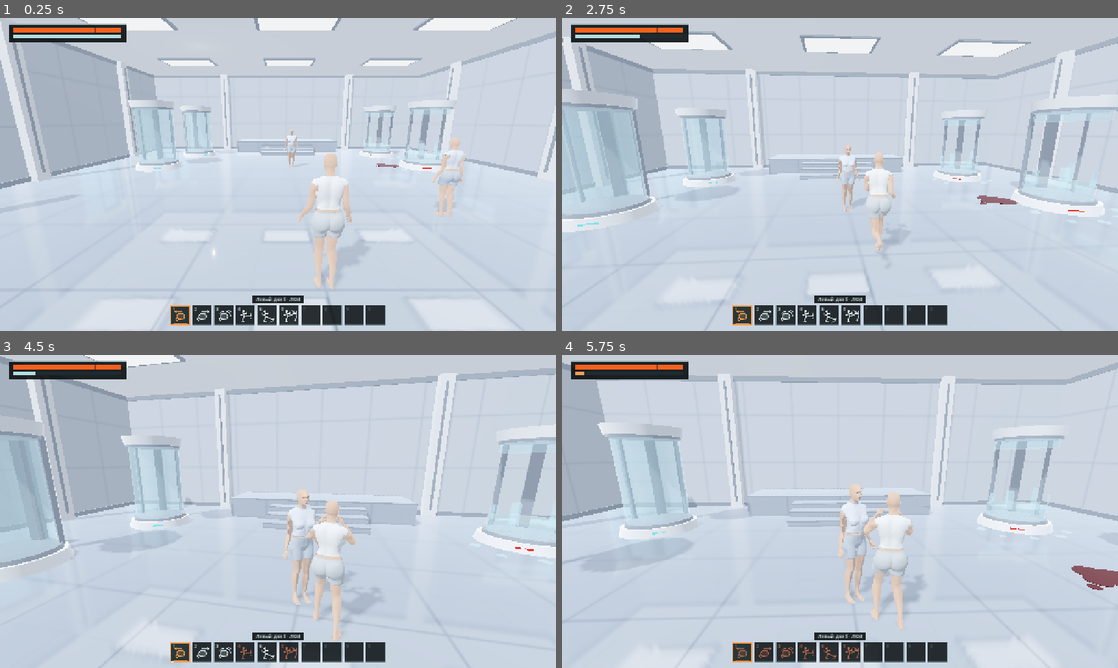
Above: before the commit, frames 1-4 (two rows, left to right).
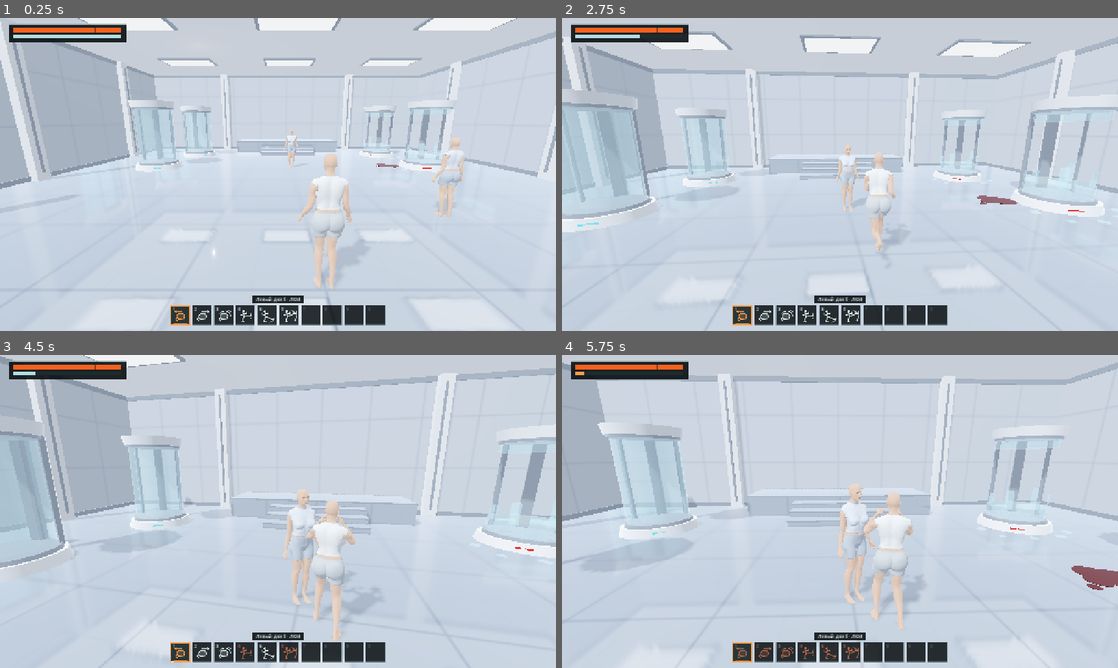
Above: after the commit, the same moments.

Repository: IAmStarhead/Project-Gene
Game: Godot game, scene res://scenes/main.tscn
Two runs of this game, one before a commit and one after it. Both use one fixed random seed, a clock stepped at 60 frames per second and the inputs below.
Inputs (mouse positions are in pixels of both pictures, inside the frame that each line leads up to):
- Up to frame 1 (0.25 s): no input
- Up to frame 2 (2.75 s): tap Enter at 0.5 s; move the mouse to (867, 174) at 0.52 s; press the mouse at (867, 174) at 0.53 s; hold W (move_forward) from 0.53 s (still down); tap F (jump) at 0.77, 1.07, 1.52, 1.82 s; tap Space (dodge) at 0.8, 1.35 s; move the mouse to (812, 174) at 1.27 s; release the mouse at (812, 174) at 1.28 s; tap Shift (run) at 1.55 s; move the mouse to (851, 168) at 2.02 s; hold Shift (run) from 2.03 s (still down); tap Alt (walk_slow) at 2.3 s
- Up to frame 3 (4.5 s): keep holding W (move_forward); move the mouse to (272, 517) at 2.77 s; release Shift (run) at 2.78 s; tap Alt (walk_slow) at 2.85 s; click (272, 517) at 2.92 s; tap F (jump) at 3.02, 3.05, 3.32 s; move the mouse to (316, 514) at 3.52 s; hold F (jump) 3.53-4.28 s; click (316, 514) at 3.8 s; move the mouse to (233, 508) at 4.27 s; click (233, 508) at 4.35 s
- Up to frame 4 (5.75 s): keep holding W (move_forward); tap F (jump) at 4.52, 4.82 s; tap Space (dodge) at 4.55 s; move the mouse to (845, 511) at 5.02 s; hold Q (attack_hook) from 5.03 s (still down); click (845, 511) at 5.17 s; tap Shift (run) at 5.3 s

The runs differ from the first frame. In frame 1, less than 0.1% of the frame differs, in the area x 51-81%, y 36-65%; in frame 2, less than 0.1%; in frame 3, less than 0.1%; in frame 4, less than 0.1%, in the area x 50-56%, y 46-75%.

Commit message:
Fix skin shading and add restrained secondary motion
Co-authored-by: arena-agent <297053741+arena-agent@users.noreply.github.com>

Diff:
--- a/prototype/scripts/character_anim.gd
+++ b/prototype/scripts/character_anim.gd
@@ -171,8 +171,10 @@
 		if appearance != null:
 			appearance.set_hands(1.0 if str(clip_name).ends_with("_relaxed") else 0.0)
 			if preview_delta > 0.0:
+				appearance.update_soft_motion(preview_delta)
 				appearance.update_pose(preview_delta)
 			elif preview_delta == 0.0:
+				appearance.reset_soft_motion()
 				appearance.reset_cloth()
 
 
@@ -344,6 +346,7 @@
 	if appearance != null:
 		var open_hand := 0.0 if action == "attack" or context.get("hold_weapon", false) else 1.0-_combat_blend
 		appearance.set_hands(move_toward(appearance.hand_open, open_hand, delta*12.0))
+		appearance.update_soft_motion(delta)
 		appearance.update_pose(delta, grounded, grounded and planar < .03 and action == ""
 			and _hit_time >= clip_duration("hit") and context.get("cache_idle_cloth", true))
 
--- a/prototype/scripts/character_appearance.gd
+++ b/prototype/scripts/character_appearance.gd
@@ -8,6 +8,7 @@
 const T := preload("res://scripts/tuning.gd")
 const DATA_PATH := "res://assets/heroine/appearance/lab_uniform.json"
 const STEP := 1.0/60.0
+const SoftMotion := preload("res://scripts/soft_motion.gd")
 static var _data: Dictionary = {}
 static var _hand_grid: Dictionary = {}
 static var _body_cache: Dictionary = {}
@@ -23,6 +24,7 @@
 var outfit := "dress"
 var _source_body: Mesh
 var hand_open := 0.0
+var soft_motion := SoftMotion.new()
 var clone_variant := false
 var collision_count := 0
 var _hips := -1
@@ -119,7 +121,7 @@
 	body.get_parent().add_child(gown)
 	gown.custom_aabb = body.custom_aabb
 	if _suit_mesh == null:
-		_suit_mesh = _build_gown_mesh(_data["suit"])
+		_suit_mesh = _build_gown_mesh(_data["suit"], true)
 	suit = MeshInstance3D.new()
 	suit.name = "SubjectJumpsuit"
 	suit.mesh = _suit_mesh
@@ -297,7 +299,11 @@
 func _body_with_relaxed_hands(source: Mesh, for_suit: bool = false) -> ArrayMesh:
 	var result := ArrayMesh.new()
 	result.add_blend_shape("RelaxedHands")
-	result.blend_shape_mode = Mesh.BLEND_SHAPE_MODE_RELATIVE
+	result.add_blend_shape("SoftChestUp")
+	result.add_blend_shape("SoftChestDown")
+	result.add_blend_shape("SoftHipsUp")
+	result.add_blend_shape("SoftHipsDown")
+	result.blend_shape_mode = Mesh.BLEND_SHAPE_MODE_NORMALIZED
 	var names: Array = []
 	for i in skeleton.get_bone_count():
 		names.append(skeleton.get_bone_name(i))
@@ -313,8 +319,8 @@
 		var weights: PackedFloat32Array = arrays[Mesh.ARRAY_WEIGHTS]
 		for i in vertices.size():
 			var row := _hand_row(vertices[i], normals[i])
-			deltas.append(Vector3.ZERO if row.is_empty() else Vector3(row[6], row[7], row[8]))
-			normal_deltas.append(Vector3.ZERO if row.is_empty() else Vector3(row[9], row[10], row[11])-normals[i])
+			deltas.append(vertices[i] + (Vector3.ZERO if row.is_empty() else Vector3(row[6], row[7], row[8])))
+			normal_deltas.append(normals[i] if row.is_empty() else Vector3(row[9], row[10], row[11]))
 			matched += 0 if row.is_empty() else 1
 			var hidden := suit_covered(vertices[i], bones, weights, i, names) if for_suit else covered(vertices[i], bones, weights, i, names)
 			hide.append(1 if hidden else 0)
@@ -329,10 +335,10 @@
 		blend[Mesh.ARRAY_VERTEX] = deltas
 		blend[Mesh.ARRAY_NORMAL] = normal_deltas
 		if arrays[Mesh.ARRAY_TANGENT] != null:
-			var tangents := PackedFloat32Array()
-			tangents.resize(vertices.size()*4)
-			blend[Mesh.ARRAY_TANGENT] = tangents
-		result.add_surface_from_arrays(Mesh.PRIMITIVE_TRIANGLES, arrays, [blend])
+			blend[Mesh.ARRAY_TANGENT] = arrays[Mesh.ARRAY_TANGENT]
+		result.add_surface_from_arrays(Mesh.PRIMITIVE_TRIANGLES, arrays,
+			[blend, _soft_shape(arrays, true, 2.0), _soft_shape(arrays, true, -2.0),
+			 _soft_shape(arrays, false, 2.0), _soft_shape(arrays, false, -2.0)])
 		result.surface_set_material(surface, source.surface_get_material(surface))
 	if matched < 2500:
 		push_error("RelaxedHands: only %d imported hand vertices matched" % matched)
@@ -340,7 +346,24 @@
 	return result
 
 
-static func _build_gown_mesh(source: Dictionary) -> ArrayMesh:
+# Absolute blend targets, including unchanged normals: Compatibility encodes
+# normals as unit vectors, so a zero relative normal becomes a bogus direction.
+static func _soft_shape(arrays: Array, chest: bool, direction: float) -> Array:
+	var result: Array = []
+	result.resize(Mesh.ARRAY_MAX)
+	var vertices: PackedVector3Array = arrays[Mesh.ARRAY_VERTEX]
+	var positions := PackedVector3Array()
+	positions.resize(vertices.size())
+	for i in vertices.size():
+		positions[i] = vertices[i] + SoftMotion.shape_delta(vertices[i], chest) * direction
+	result[Mesh.ARRAY_VERTEX] = positions
+	result[Mesh.ARRAY_NORMAL] = arrays[Mesh.ARRAY_NORMAL]
+	if arrays[Mesh.ARRAY_TANGENT] != null:
+		result[Mesh.ARRAY_TANGENT] = arrays[Mesh.ARRAY_TANGENT]
+	return result
+
+
+static func _build_gown_mesh(source: Dictionary, soft: bool = false) -> ArrayMesh:
 	var arrays: Array = []
 	arrays.resize(Mesh.ARRAY_MAX)
 	var vertices := PackedVector3Array()
@@ -374,7 +397,17 @@
 		indices[i+2] = temp
 	arrays[Mesh.ARRAY_INDEX] = indices
 	var result := ArrayMesh.new()
-	result.add_surface_from_arrays(Mesh.PRIMITIVE_TRIANGLES, arrays)
+	if soft:
+		result.add_blend_shape("SoftChestUp")
+		result.add_blend_shape("SoftChestDown")
+		result.add_blend_shape("SoftHipsUp")
+		result.add_blend_shape("SoftHipsDown")
+		result.blend_shape_mode = Mesh.BLEND_SHAPE_MODE_NORMALIZED
+		result.add_surface_from_arrays(Mesh.PRIMITIVE_TRIANGLES, arrays,
+			[_soft_shape(arrays, true, 2.0), _soft_shape(arrays, true, -2.0),
+			 _soft_shape(arrays, false, 2.0), _soft_shape(arrays, false, -2.0)])
+	else:
+		result.add_surface_from_arrays(Mesh.PRIMITIVE_TRIANGLES, arrays)
 	return result
 
 
@@ -429,6 +462,7 @@
 		_body_cache[key] = _body_with_relaxed_hands(_source_body, outfit == "suit")
 	body.mesh = _body_cache[key]
 	body.set_blend_shape_value(0, hand_open)
+	reset_soft_motion()
 	gown.visible = outfit == "dress"
 	skirt.visible = outfit == "dress"
 	suit.visible = outfit == "suit"
@@ -445,6 +479,37 @@
 	hand_open = clampf(amount, 0, 1)
 	if body != null:
 		body.set_blend_shape_value(0, hand_open)
+
+
+func reset_soft_motion() -> void:
+	soft_motion.reset()
+	_apply_soft_motion()
+
+
+func _apply_soft_motion() -> void:
+	# Keep weights nonnegative and <= 0.5 each. Negative normalized weights can
+	# overflow Compatibility's intermediate packed normal buffer and flash.
+	var weights := [maxf(soft_motion.chest, 0.0) * .5, maxf(-soft_motion.chest, 0.0) * .5,
+		maxf(soft_motion.hip, 0.0) * .5, maxf(-soft_motion.hip, 0.0) * .5]
+	if is_instance_valid(body) and body.mesh != null and body.mesh.get_blend_shape_count() >= 5:
+		for i in 4:
+			body.set_blend_shape_value(i + 1, weights[i])
+	if is_instance_valid(suit) and suit.mesh != null and suit.mesh.get_blend_shape_count() >= 4:
+		for i in 4:
+			suit.set_blend_shape_value(i, weights[i])
+
+
+func update_soft_motion(delta: float) -> void:
+	if outfit != "suit" or skeleton == null:
+		return
+	var chest_bone := skeleton.find_bone("chest")
+	var hip_bone := skeleton.find_bone("hips")
+	if chest_bone < 0 or hip_bone < 0:
+		return
+	var chest_position := skeleton.global_transform * skeleton.get_bone_global_pose(chest_bone).origin
+	var hip_position := skeleton.global_transform * skeleton.get_bone_global_pose(hip_bone).origin
+	soft_motion.advance(delta, chest_position, hip_position)
+	_apply_soft_motion()
 
 
 func reset_cloth() -> void:
--- a/prototype/scripts/clone_manikin.gd
+++ b/prototype/scripts/clone_manikin.gd
@@ -89,8 +89,9 @@
 func _prepare_visual_parts(source: MeshInstance3D) -> void:
 	var groups := PartMesh.prepare(source.mesh, source.skin)
 	source.mesh = groups[0]
-	if source.mesh.get_blend_shape_count() > 0:
-		source.set_blend_shape_value(0, character.appearance.hand_open)
+	var hand_shape: int = source.find_blend_shape_by_name("RelaxedHands")
+	if hand_shape >= 0:
+		source.set_blend_shape_value(hand_shape, character.appearance.hand_open)
 	for i in 4:
 		var mesh: ArrayMesh = groups[i + 1]
 		if mesh.get_surface_count() == 0:
@@ -107,8 +108,9 @@
 			node.set_meta("textile", true)
 		node.custom_aabb = source.custom_aabb
 		source.get_parent().add_child(node)
-		if mesh.get_blend_shape_count() > 0:
-			node.set_blend_shape_value(0, character.appearance.hand_open)
+		var hand_index: int = node.find_blend_shape_by_name("RelaxedHands")
+		if hand_index >= 0:
+			node.set_blend_shape_value(hand_index, character.appearance.hand_open)
 		parts[i].nodes.append(node)
 
 
--- a/prototype/scripts/manikin_parts.gd
+++ b/prototype/scripts/manikin_parts.gd
@@ -112,8 +112,9 @@
 		var weights: PackedFloat32Array = a[Mesh.ARRAY_WEIGHTS]
 		var indices: PackedInt32Array = a[Mesh.ARRAY_INDEX]
 		var blends := source.mesh.surface_get_blend_shape_arrays(surface)
-		# The mannequin's hands use a relative blend shape. Freeze the same
-		# visible hand rather than reverting to the source's closed fist.
+		# Apply the same visible blends as the renderer, supporting both target modes.
+		var base_vertices := vertices.duplicate()
+		var base_normals := normals.duplicate()
 		for blend_index in blends.size():
 			var amount := source.get_blend_shape_value(blend_index)
 			if is_zero_approx(amount):
@@ -122,9 +123,14 @@
 			var vertex_delta: PackedVector3Array = blend[Mesh.ARRAY_VERTEX]
 			var normal_delta: PackedVector3Array = blend[Mesh.ARRAY_NORMAL]
 			for i in vertices.size():
-				vertices[i] += vertex_delta[i] * amount
-				if not normal_delta.is_empty():
-					normals[i] += normal_delta[i] * amount
+				if source.mesh.blend_shape_mode == Mesh.BLEND_SHAPE_MODE_NORMALIZED:
+					vertices[i] += (vertex_delta[i] - base_vertices[i]) * amount
+					if not normal_delta.is_empty():
+						normals[i] += (normal_delta[i] - base_normals[i]) * amount
+				else:
+					vertices[i] += vertex_delta[i] * amount
+					if not normal_delta.is_empty():
+						normals[i] += normal_delta[i] * amount
 		var used := PackedByteArray()
 		used.resize(vertices.size())
 		for index in indices:
--- /dev/null
+++ b/prototype/scripts/soft_motion.gd
@@ -0,0 +1,68 @@
+## Small, bounded secondary visual motion, not gameplay collision or soft-body simulation.
+extends RefCounted
+
+const CHEST_MAX := .004 # metres
+const HIP_MAX := .003
+const STEP := 1.0 / 120.0
+
+var initialized := false
+var previous_chest := Vector3.ZERO
+var previous_hip := Vector3.ZERO
+var previous_chest_velocity := 0.0
+var previous_hip_velocity := 0.0
+var chest := 0.0
+var hip := 0.0
+var chest_speed := 0.0
+var hip_speed := 0.0
+
+
+static func _falloff(distance: float) -> float:
+	var t := clampf(1.0 - distance, 0.0, 1.0)
+	return t * t * (3.0 - 2.0 * t)
+
+
+static func shape_delta(p: Vector3, is_chest: bool) -> Vector3:
+	# Smooth symmetric local regions shared by body and fitted outfit. The
+	# max displacement is deliberately millimetres, not a loose soft body.
+	var center := Vector3(.09, 1.21, .15) if is_chest else Vector3(.065, .91, -.075)
+	var radius := Vector3(.105, .115, .105) if is_chest else Vector3(.14, .115, .085)
+	var d := Vector3((absf(p.x)-center.x)/radius.x, (p.y-center.y)/radius.y, (p.z-center.z)/radius.z)
+	return Vector3.UP * _falloff(d.length()) * (CHEST_MAX if is_chest else HIP_MAX)
+
+
+func reset() -> void:
+	initialized = false
+	previous_chest_velocity = 0.0
+	previous_hip_velocity = 0.0
+	chest = 0.0
+	hip = 0.0
+	chest_speed = 0.0
+	hip_speed = 0.0
+
+
+func advance(delta: float, chest_position: Vector3, hip_position: Vector3) -> void:
+	if delta <= 0.0 or not chest_position.is_finite() or not hip_position.is_finite():
+		return
+	if not initialized or delta > .10 or chest_position.distance_to(previous_chest) > .6 or hip_position.distance_to(previous_hip) > .6:
+		reset()
+		initialized = true
+		previous_chest = chest_position
+		previous_hip = hip_position
+		return
+	var cv := (chest_position.y - previous_chest.y) / delta
+	var hv := (hip_position.y - previous_hip.y) / delta
+	var chest_target := clampf(-(cv-previous_chest_velocity) / delta / 18.0, -1.0, 1.0)
+	var hip_target := clampf(-(hv-previous_hip_velocity) / delta / 22.0, -1.0, 1.0)
+	previous_chest = chest_position
+	previous_hip = hip_position
+	previous_chest_velocity = cv
+	previous_hip_velocity = hv
+	var remaining := delta
+	while remaining > 0.000001:
+		var dt := minf(STEP, remaining)
+		# Near-critical damping: quickly settles, no prolonged jelly oscillation.
+		chest_speed += ((chest_target-chest)*100.0 - chest_speed*20.0) * dt
+		hip_speed += ((hip_target-hip)*144.0 - hip_speed*24.0) * dt
+		chest = clampf(chest + chest_speed*dt, -1.0, 1.0)
+		hip = clampf(hip + hip_speed*dt, -1.0, 1.0)
+		remaining -= dt
--- a/prototype/tests/rendered_review/layers.gd
+++ b/prototype/tests/rendered_review/layers.gd
@@ -50,8 +50,9 @@
 	var source: MeshInstance3D = character.appearance._find_body(original)
 	dressed_body = character.appearance.body.mesh
 	full_body = ArrayMesh.new()
-	full_body.add_blend_shape("RelaxedHands")
-	full_body.blend_shape_mode = Mesh.BLEND_SHAPE_MODE_RELATIVE
+	for i in dressed_body.get_blend_shape_count():
+		full_body.add_blend_shape(dressed_body.get_blend_shape_name(i))
+	full_body.blend_shape_mode = dressed_body.blend_shape_mode
 	for surface in dressed_body.get_surface_count():
 		var arrays: Array = dressed_body.surface_get_arrays(surface)
 		arrays[Mesh.ARRAY_INDEX] = source.mesh.surface_get_arrays(surface)[Mesh.ARRAY_INDEX]
--- a/prototype/tests/test_animation.gd
+++ b/prototype/tests/test_animation.gd
@@ -651,7 +651,7 @@
 			var native: Vector3 = character.global_transform.affine_inverse()*character.skeleton.global_transform*(skin_pose*gown_points[i])
 			seam_gap = maxf(seam_gap, native.distance_to(pinned))
 	check(seam_gap < .00001, "native Skin and pinned cloth have a shared waist seam without overlapping surfaces")
-	check(appearance.body.mesh.get_blend_shape_count() == 1
+	check(appearance.body.mesh.get_blend_shape_count() == 5
 		and appearance.body.mesh.get_meta("hand_vertices") >= 3400,
 		"post-import mesh contains the existing fingers' real relaxed shape")
 	character.reset_motion(false)
--- a/prototype/tests/test_manikin_parts.gd
+++ b/prototype/tests/test_manikin_parts.gd
@@ -88,7 +88,7 @@
 					var bind := bones[v * 4 + k]
 					var b := sk.find_bone(part.skin.get_bind_name(bind))
 					var transform := sk.global_transform * sk.get_bone_global_pose(b) * part.skin.get_bind_pose(bind)
-					expected += (transform * (vertices[v] + delta[v])) * weights[v * 4 + k]
+					expected += (transform * delta[v]) * weights[v * 4 + k]
 				max_error = maxf(max_error, points[v].distance_to(expected - origin))
 			check(max_error < .0001, "detached mesh follows current bone pose and open-hand blend")
 	clone.queue_free()
--- a/prototype/tests/test_outfits.gd
+++ b/prototype/tests/test_outfits.gd
@@ -54,7 +54,7 @@
 		var previous_upload: PackedByteArray = a._vertex_bytes.duplicate()
 		for clip in character.MOTIONS.get_animation_list():
 			character.seek_clip(clip, character.clip_duration(clip)*.43)
-			check(a.suit.visible and a.body.mesh.get_blend_shape_count() == 1, "suit + hand morph during "+clip)
+			check(a.suit.visible and a.body.mesh.get_blend_shape_count() == 5, "suit + hand and secondary morphs during "+clip)
 		check(a._vertex_bytes == previous_upload, "hidden skirt does not simulate/upload under trousers")
 	# Persist selection through the actual H -> showcase and Esc -> game
 	# resources, without losing scene-lighting or clone tint composition.
--- /dev/null
+++ b/prototype/tests/test_soft_motion.gd
@@ -0,0 +1,98 @@
+## Small secondary motion: bounded, stable, local and shared with the fitted suit.
+extends SceneTree
+const Soft := preload("res://scripts/soft_motion.gd")
+const Main := preload("res://scenes/main.tscn")
+var checks := 0
+var failures := 0
+func check(ok: bool, message: String) -> void:
+	checks += 1
+	if not ok:
+		failures += 1
+		push_error("FAIL: " + message)
+func _initialize() -> void:
+	call_deferred("run")
+func run() -> void:
+	for fps in [30, 60, 120]:
+		var sim := Soft.new()
+		var peak := 0.0
+		for i in fps * 3:
+			var t: float = float(i) / fps
+			var height := .025 * sin(TAU * 2.0 * t) if t < 1.0 else 0.0
+			sim.advance(1.0/fps, Vector3(0, height, 0), Vector3(0, height, 0))
+			peak = maxf(peak, absf(sim.chest))
+			check(absf(sim.chest) <= 1.0 and absf(sim.hip) <= 1.0, "motion stays bounded")
+		check(peak > .01, "acceleration has a visible response at %d Hz" % fps)
+		check(absf(sim.chest) < .002 and absf(sim.hip) < .002, "motion settles at %d Hz" % fps)
+		sim.advance(1.0/fps, Vector3(0, 20, 0), Vector3(0, 20, 0))
+		check(sim.chest == 0 and sim.hip == 0, "teleport resets")
+		sim.advance(.2, Vector3.ZERO, Vector3.ZERO)
+		check(sim.chest == 0 and sim.hip == 0, "long frame resets")
+	var main := Main.instantiate()
+	root.add_child(main)
+	for character in [main.player.character, main.clone.character, main.cut_manikin.character]:
+		var a = character.appearance
+		check(character.skeleton.find_bone("chest") >= 0 and character.skeleton.find_bone("hips") >= 0, "driver bones exist")
+		for mesh_node in [a.body, a.suit]:
+			check(mesh_node.mesh.blend_shape_mode == Mesh.BLEND_SHAPE_MODE_NORMALIZED, "absolute targets preserve normals in Compatibility")
+			check(mesh_node.find_blend_shape_by_name("SoftChestUp") >= 0 and mesh_node.find_blend_shape_by_name("SoftHipsUp") >= 0, "both meshes have shapes")
+			if mesh_node == a.body:
+				var arrays: Array = mesh_node.mesh.surface_get_arrays(0)
+				var target: Array = mesh_node.mesh.surface_get_blend_shape_arrays(0)[mesh_node.find_blend_shape_by_name("RelaxedHands")]
+				var points: PackedVector3Array = arrays[Mesh.ARRAY_VERTEX]
+				var normals: PackedVector3Array = arrays[Mesh.ARRAY_NORMAL]
+				var hand_normals: PackedVector3Array = target[Mesh.ARRAY_NORMAL]
+				var worst := 0.0
+				for i in points.size():
+					if points[i].y < .59:
+						worst = maxf(worst, normals[i].distance_to(hand_normals[i]))
+				check(worst < .0001, "opening hands does not modify leg normals")
+			for shape in ["SoftChestUp", "SoftChestDown", "SoftHipsUp", "SoftHipsDown"]:
+				var idx: int = mesh_node.find_blend_shape_by_name(shape)
+				var magnitudes := 0.0
+				for s in mesh_node.mesh.get_surface_count():
+					var blends: Array = mesh_node.mesh.surface_get_blend_shape_arrays(s)[idx]
+					var verts: PackedVector3Array = blends[Mesh.ARRAY_VERTEX]
+					var arrays: Array = mesh_node.mesh.surface_get_arrays(s)
+					var base: PackedVector3Array = arrays[Mesh.ARRAY_VERTEX]
+					var base_normals: PackedVector3Array = arrays[Mesh.ARRAY_NORMAL]
+					var shape_normals: PackedVector3Array = blends[Mesh.ARRAY_NORMAL]
+					var worst_normal := 0.0
+					for i in verts.size():
+						magnitudes = maxf(magnitudes, (verts[i] - base[i]).length())
+						worst_normal = maxf(worst_normal, shape_normals[i].distance_to(base_normals[i]))
+					check(worst_normal < .0001, "secondary shape preserves surface normals everywhere")
+				check(magnitudes > .0001 and magnitudes <= .00801, "%s mask active and small: %f" % [shape, magnitudes])
+		a.reset_soft_motion()
+		a.update_soft_motion(1.0/60)
+		character.position.y += .01
+		a.update_soft_motion(1.0/60)
+		var cb: int = a.body.find_blend_shape_by_name("SoftChestUp")
+		var cs: int = a.suit.find_blend_shape_by_name("SoftChestUp")
+		var db: int = a.body.find_blend_shape_by_name("SoftChestDown")
+		var ds: int = a.suit.find_blend_shape_by_name("SoftChestDown")
+		check(a.body.get_blend_shape_value(cb) + a.body.get_blend_shape_value(db) > .001, "actual actor movement drives chest")
+		check(is_equal_approx(a.body.get_blend_shape_value(cb), a.suit.get_blend_shape_value(cs)) and is_equal_approx(a.body.get_blend_shape_value(db), a.suit.get_blend_shape_value(ds)), "skin and outfit use same values")
+		a.soft_motion.chest = -0.5
+		a._apply_soft_motion()
+		check(a.body.get_blend_shape_value(cb) == 0.0 and a.suit.get_blend_shape_value(cs) == 0.0
+			and is_equal_approx(a.body.get_blend_shape_value(a.body.find_blend_shape_by_name("SoftChestDown")), .25)
+			and is_equal_approx(a.suit.get_blend_shape_value(a.suit.find_blend_shape_by_name("SoftChestDown")), .25), "negative response uses positive down-target weights")
+		a.reset_soft_motion()
+		check(a.body.get_blend_shape_value(cb) == 0 and a.suit.get_blend_shape_value(cs) == 0, "reset clears both")
+	# Exercise the actual per-physics-tick animation entry point, not just the spring.
+	for character in [main.player.character, main.clone.character]:
+		character.reset_motion(false)
+		var a = character.appearance
+		var peak := 0.0
+		for i in 120:
+			character.position.y = .025 * sin(TAU * 2.0 * i / 60.0)
+			character.update_motion(1.0/60.0, Vector3(0, 0, 2), "", 0.0, "R",
+				{"grounded": true, "combat": false, "distance": 2.0/60.0})
+			peak = maxf(peak, absf(a.soft_motion.chest))
+		check(peak > .01, "runtime animation updates secondary motion")
+		character.reset_motion(false)
+		check(a.soft_motion.chest == 0 and a.soft_motion.hip == 0, "animation reset clears secondary motion")
+	main.free()
+	await process_frame
+	print("Secondary motion suite: %d checks, %d failures" % [checks, failures])
+	quit(0 if failures == 0 else 1)
Not shown, added: prototype/scripts/soft_motion.gd.uid
Not shown, added: prototype/tests/test_soft_motion.gd.uid
Not shown, added: reports/60-полосы-и-мягкая-динамика.md
